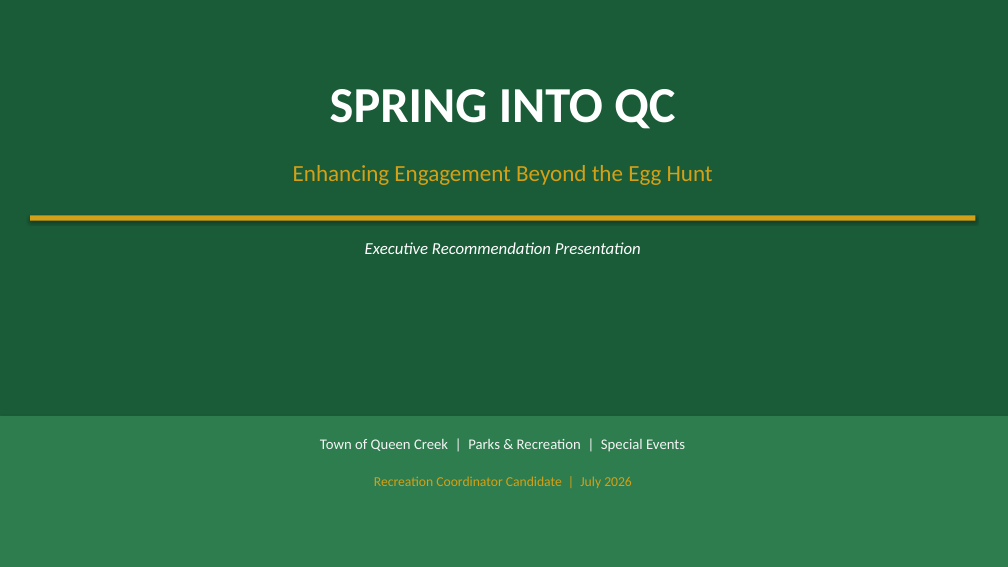
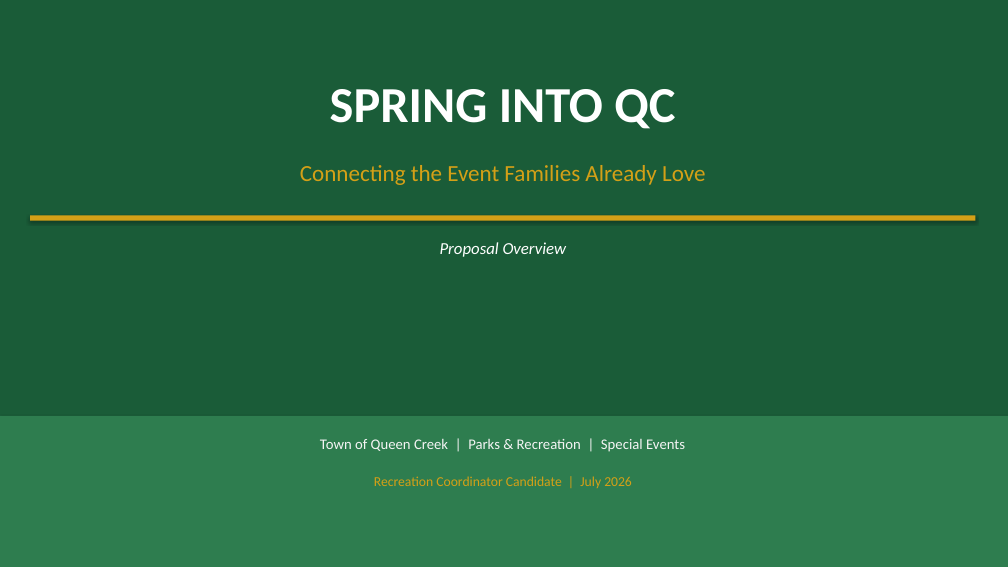
Before and after one commit to billy12/qc, a slide deck: slide 1 of SpringIntoQC_Presentation.pptx. Drawn at 1008x567 pixels with LibreOffice and Linux fonts; fonts in the diff are those of the drawing. Boxes give left, top, right and bottom in pixels: in the first picture for what was removed or moved away, otherwise in the second. Text is boxed around its words. In the diff, an @@ line names an element or a change of style, - is before the commit and + after.

```diff
--- a/SpringIntoQC_Presentation.pptx
+++ b/SpringIntoQC_Presentation.pptx
@@ text at (300, 165, 705, 185): text changed @@
-Enhancing Engagement Beyond the Egg Hunt
+Connecting the Event Families Already Love
@@ text at (440, 242, 566, 257): text changed @@
-Executive Recommendation Presentation
+Proposal Overview
```
Also in this commit, not shown: 1 other slide changed, 8 slides added, 9 slides removed, 9 other files.
